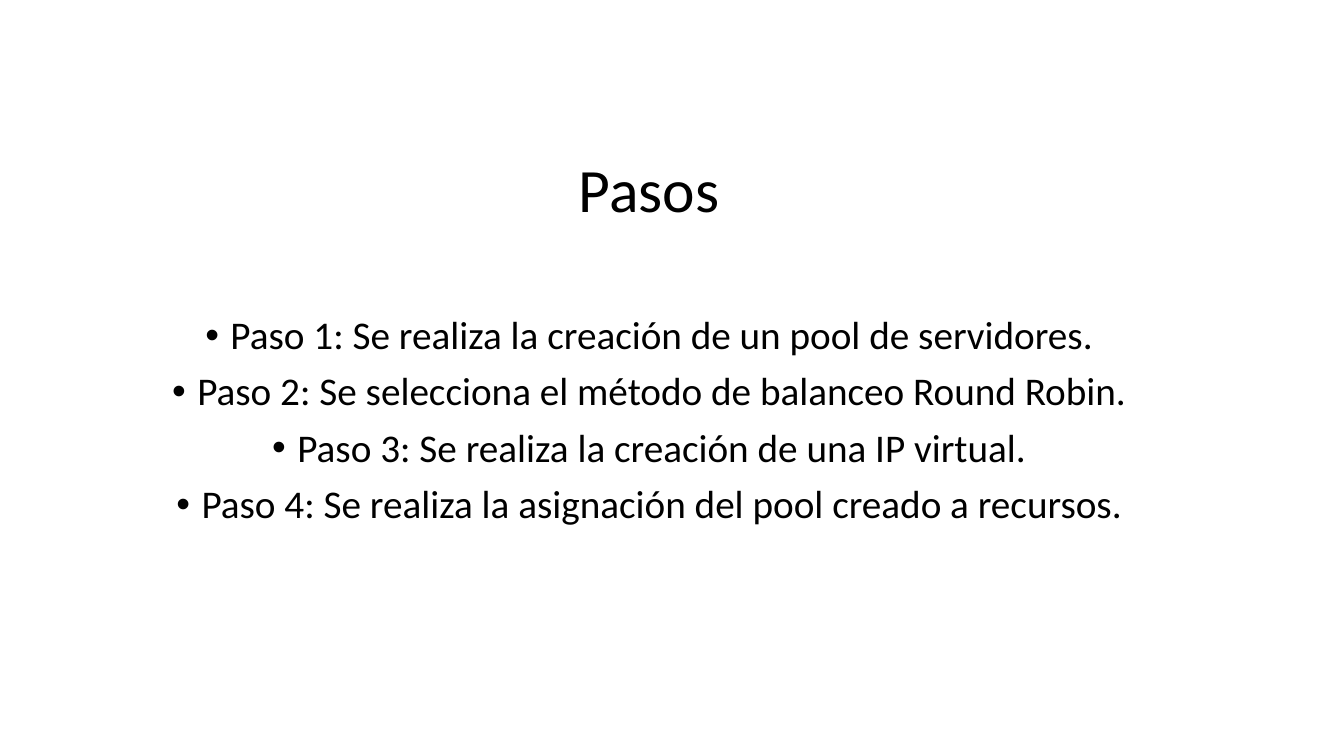
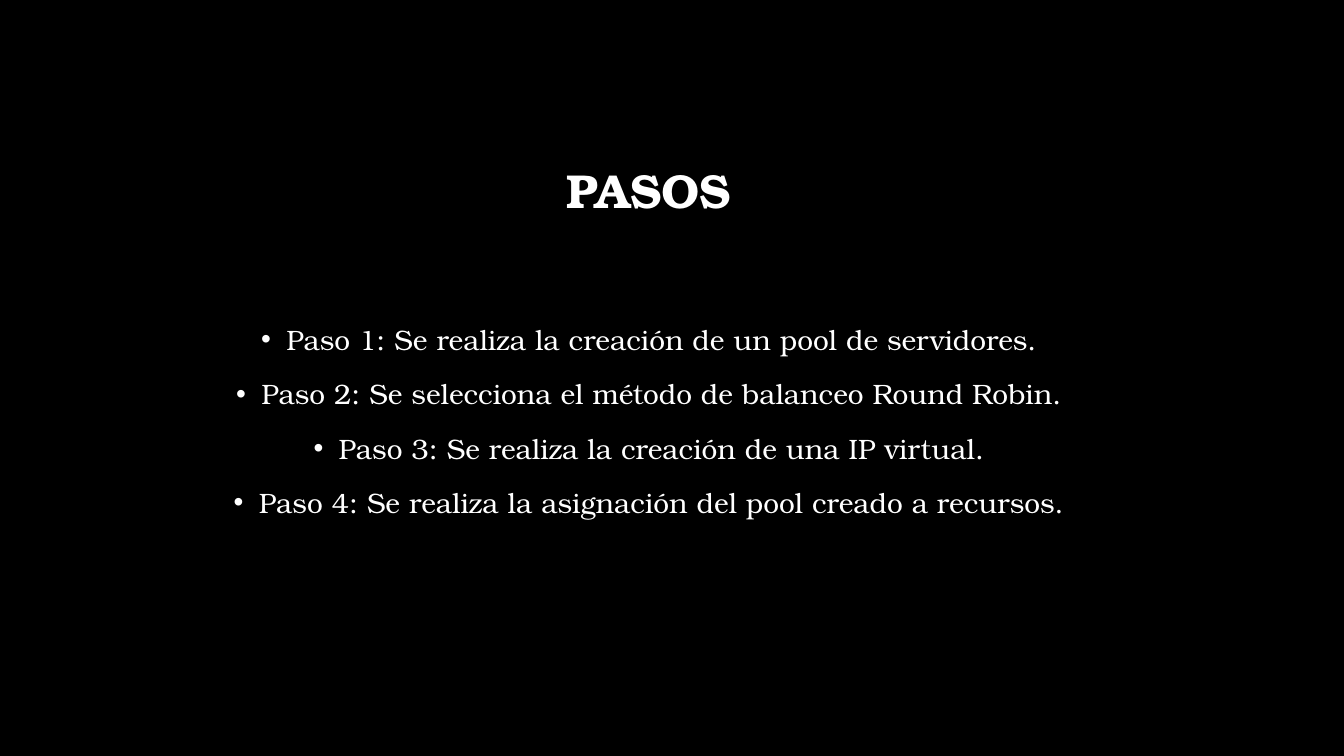
Before and after one commit to hannerfirst/optimus-prime, a slide deck: slide 2 of paralelos-project-java/docs/Configuración nodos clúster y balanceador de cargas.pptx. Drawn at 1344x756 pixels with LibreOffice and Linux fonts; fonts in the diff are those of the drawing; background and template pictures are left out. Boxes give left, top, right and bottom in pixels: in the first picture for what was removed or moved away, otherwise in the second. Text is boxed around its words. In the diff, an @@ line names an element or a change of style, - is before the commit and + after.

```diff
--- a/paralelos-project-java/docs/Configuración nodos clúster y balanceador de cargas.pptx
+++ b/paralelos-project-java/docs/Configuración nodos clúster y balanceador de cargas.pptx
@@ background #FFFFFF to picture (left out) @@
@@ title at box(567, 175, 731, 209): text changed; size 44 to 34 pt; font Calibri to TeX Gyre Bonum; text colour #000000 to #FFFFFF; bold on @@
-Pasos
+PASOS
@@ text "Paso 1: Se realiza la ..." at box(259, 330, 1064, 519): size 28 to 20 pt, font Calibri to TeX Gyre Bonum, text colour #000000 to #FFFFFF; line spacing 0.9 to 1.2 @@
```
Also in this commit, not shown: 10 other slides changed.
